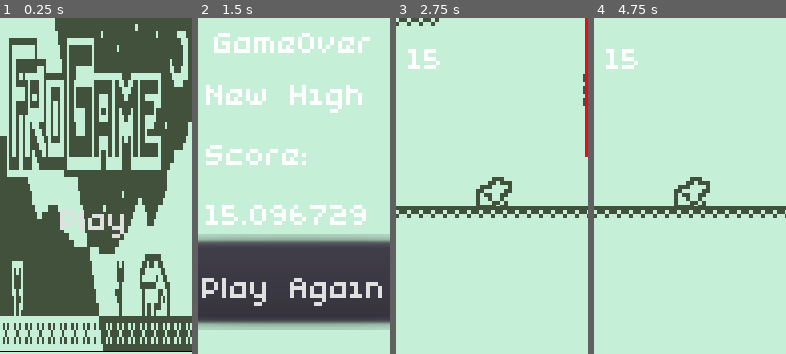
Above: before the commit, frames 1-4 (left to right).
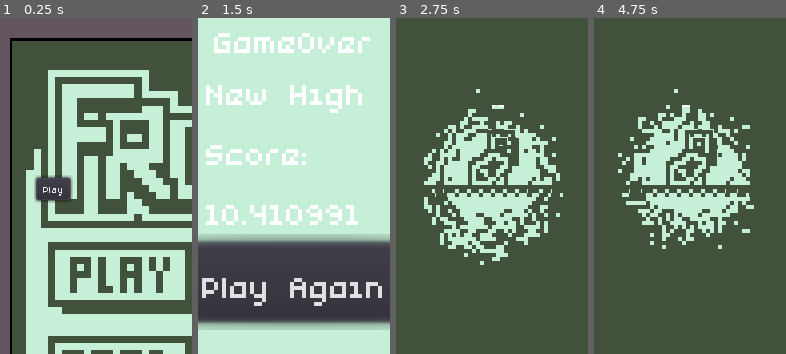
Above: after the commit, the same moments.

Repository: atomic-frogs/FroGame
Game: Godot game, scene res://Scenes/Menu.tscn
The game is run twice, just before and just after one commit, with the same random seed, the same clock (stepped at 60 frames per second) and the same inputs.
Inputs (mouse positions are in pixels of both pictures, inside the frame that each line leads up to):
- Up to frame 1 (0.25 s): no input
- Up to frame 2 (1.5 s): click "Play" at 0.5 s; tap E (onoff) at 1.25 s; move the mouse to (336, 169) at 1.27 s; hold D (right) from 1.28 s (still down); click (336, 169) at 1.35 s
- Up to frame 3 (2.75 s): tap Space (jump) at 1.52 s; release D (right) at 2 s; click "Play Again" at 2 s
- Up to frame 4 (4.75 s): tap E (onoff) at 2.75, 2.85 s; move the mouse to (651, 202) at 2.77 s; hold D (right) 2.78-3.53 s; tap Space (jump) at 3.02 s; move the mouse to (709, 112) at 3.52 s; hold A (left) 3.53-4.25 s; click (709, 112) at 3.6 s; click "Play Again" at 4.25 s

The runs differ from the first frame. In frame 1, 58% of the frame differs, in the area x 0-100%, y 0-100%; in frame 2, 1.9%; in frame 3, 86%; in frame 4, 88%.

Commit message:
Animações

Diff:
--- a/Scenes/Menu.tscn
+++ b/Scenes/Menu.tscn
@@ -1,7 +1,7 @@
 [gd_scene load_steps=5 format=2]
 
 [ext_resource path="res://Assets/Nokia 3310 Font Pack 2021/Efforts @somepx/EffortsPro.otf" type="DynamicFontData" id=1]
-[ext_resource path="res://Assets/unknown.png" type="Texture" id=2]
+[ext_resource path="res://Assets/Menu.png" type="Texture" id=2]
 [ext_resource path="res://Scripts/Menu.gd" type="Script" id=3]
 
 [sub_resource type="DynamicFont" id=1]
@@ -17,21 +17,19 @@
 "_edit_use_anchors_": false
 }
 
-[node name="unknown" type="Sprite" parent="."]
-position = Vector2( 0.125, 0 )
-scale = Vector2( 0.047689, 0.144885 )
+[node name="Sprite" type="Sprite" parent="."]
+scale = Vector2( 0.3, 0.3 )
 texture = ExtResource( 2 )
 centered = false
 
-[node name="Button" type="Button" parent="."]
-margin_left = 9.0
-margin_top = 40.0
-margin_right = 38.0
-margin_bottom = 59.0
+[node name="Button" type="Button" parent="Sprite"]
+margin_left = 30.0
+margin_top = 133.333
+margin_right = 59.0
+margin_bottom = 152.333
 custom_fonts/font = SubResource( 1 )
 text = "Play"
-flat = true
 __meta__ = {
 "_edit_use_anchors_": false
 }
-[connection signal="pressed" from="Button" to="." method="_on_Button_pressed"]
+[connection signal="pressed" from="Sprite/Button" to="." method="_on_Button_pressed"]
--- a/Scenes/Player.tscn
+++ b/Scenes/Player.tscn
@@ -1,54 +1,105 @@
-[gd_scene load_steps=15 format=2]
-
-[ext_resource path="res://Assets/Sprites/sapo_pulo.png" type="Texture" id=1]
+[gd_scene load_steps=17 format=2]
+
+[ext_resource path="res://Assets/Sprites/Player/MOVIMENTOS_SAPO_ON.png" type="Texture" id=1]
 [ext_resource path="res://Scripts/Player.gd" type="Script" id=2]
 [ext_resource path="res://Assets/Nokia 3310 Font Pack 2021/Efforts @somepx/EffortsPro.ttf" type="DynamicFontData" id=3]
 [ext_resource path="res://Assets/Sprites/blackground/blackscreen1.png" type="Texture" id=4]
 [ext_resource path="res://Assets/Sprites/blackground/blackscreen8.png" type="Texture" id=5]
 [ext_resource path="res://Assets/Sprites/blackground/blackscreen3.png" type="Texture" id=6]
 [ext_resource path="res://Assets/Sprites/blackground/blackscreen5.png" type="Texture" id=7]
-
-[sub_resource type="RectangleShape2D" id=1]
-extents = Vector2( 3, 3 )
-
-[sub_resource type="Animation" id=2]
+[ext_resource path="res://Assets/Sprites/Player/MOVIMENTOS_SAPO_OFF.png" type="Texture" id=8]
+
+[sub_resource type="Animation" id=1]
 resource_name = "Fall"
 length = 0.3
 step = 0.01
 tracks/0/type = "value"
-tracks/0/path = NodePath("player_sprite:frame")
-tracks/0/interp = 1
-tracks/0/loop_wrap = true
-tracks/0/imported = false
-tracks/0/enabled = true
-tracks/0/keys = {
-"times": PoolRealArray( 0, 0.04, 0.08, 0.12, 0.19, 0.23, 0.28 ),
+tracks/0/path = NodePath("player_sprite_on:frame")
+tracks/0/interp = 1
+tracks/0/loop_wrap = true
+tracks/0/imported = false
+tracks/0/enabled = true
+tracks/0/keys = {
+"times": PoolRealArray( 0, 0.03, 0.06, 0.09, 0.12, 0.22, 0.28 ),
 "transitions": PoolRealArray( 1, 1, 1, 1, 1, 1, 1 ),
 "update": 1,
-"values": [ 5, 6, 7, 8, 9, 10, 11 ]
-}
-
-[sub_resource type="Animation" id=3]
+"values": [ 14, 15, 16, 17, 18, 19, 11 ]
+}
+tracks/1/type = "value"
+tracks/1/path = NodePath("player_sprite_off:frame")
+tracks/1/interp = 1
+tracks/1/loop_wrap = true
+tracks/1/imported = false
+tracks/1/enabled = true
+tracks/1/keys = {
+"times": PoolRealArray( 0, 0.03, 0.06, 0.09, 0.12, 0.22 ),
+"transitions": PoolRealArray( 1, 1, 1, 1, 1, 1 ),
+"update": 1,
+"values": [ 14, 15, 16, 17, 18, 19 ]
+}
+
+[sub_resource type="Animation" id=8]
+resource_name = "Grude"
+length = 0.2
+step = 0.01
+tracks/0/type = "value"
+tracks/0/path = NodePath("player_sprite_on:frame")
+tracks/0/interp = 1
+tracks/0/loop_wrap = true
+tracks/0/imported = false
+tracks/0/enabled = true
+tracks/0/keys = {
+"times": PoolRealArray( 0, 0.1 ),
+"transitions": PoolRealArray( 1, 1 ),
+"update": 1,
+"values": [ 13, 20 ]
+}
+tracks/1/type = "value"
+tracks/1/path = NodePath("player_sprite_off:frame")
+tracks/1/interp = 1
+tracks/1/loop_wrap = true
+tracks/1/imported = false
+tracks/1/enabled = true
+tracks/1/keys = {
+"times": PoolRealArray( 0, 0.1 ),
+"transitions": PoolRealArray( 1, 1 ),
+"update": 1,
+"values": [ 13, 20 ]
+}
+
+[sub_resource type="Animation" id=2]
 resource_name = "Jump"
 length = 0.13
 step = 0.01
 tracks/0/type = "value"
-tracks/0/path = NodePath("player_sprite:frame")
-tracks/0/interp = 1
-tracks/0/loop_wrap = true
-tracks/0/imported = false
-tracks/0/enabled = true
-tracks/0/keys = {
-"times": PoolRealArray( 0, 0.01, 0.03, 0.06, 0.08, 0.1 ),
-"transitions": PoolRealArray( 1, 1, 1, 1, 1, 1 ),
-"update": 1,
-"values": [ 0, 1, 2, 3, 4, 4 ]
-}
-
-[sub_resource type="Animation" id=4]
+tracks/0/path = NodePath("player_sprite_on:frame")
+tracks/0/interp = 1
+tracks/0/loop_wrap = true
+tracks/0/imported = false
+tracks/0/enabled = true
+tracks/0/keys = {
+"times": PoolRealArray( 0, 0.02, 0.05, 0.07, 0.11 ),
+"transitions": PoolRealArray( 1, 1, 1, 1, 1 ),
+"update": 1,
+"values": [ 7, 8, 9, 10, 11 ]
+}
+tracks/1/type = "value"
+tracks/1/path = NodePath("player_sprite_off:frame")
+tracks/1/interp = 1
+tracks/1/loop_wrap = true
+tracks/1/imported = false
+tracks/1/enabled = true
+tracks/1/keys = {
+"times": PoolRealArray( 0, 0.02, 0.05, 0.07, 0.11 ),
+"transitions": PoolRealArray( 1, 1, 1, 1, 1 ),
+"update": 1,
+"values": [ 7, 8, 9, 10, 11 ]
+}
+
+[sub_resource type="Animation" id=3]
 length = 0.01
 tracks/0/type = "value"
-tracks/0/path = NodePath("player_sprite:frame")
+tracks/0/path = NodePath("player_sprite_on:frame")
 tracks/0/interp = 1
 tracks/0/loop_wrap = true
 tracks/0/imported = false
@@ -59,9 +110,51 @@
 "update": 1,
 "values": [ 0 ]
 }
-
-[sub_resource type="Animation" id=5]
+tracks/1/type = "value"
+tracks/1/path = NodePath("player_sprite_off:frame")
+tracks/1/interp = 1
+tracks/1/loop_wrap = true
+tracks/1/imported = false
+tracks/1/enabled = true
+tracks/1/keys = {
+"times": PoolRealArray( 0 ),
+"transitions": PoolRealArray( 1 ),
+"update": 1,
+"values": [ 0 ]
+}
+
+[sub_resource type="Animation" id=4]
 resource_name = "Walk"
+length = 0.25
+loop = true
+step = 0.01
+tracks/0/type = "value"
+tracks/0/path = NodePath("player_sprite_on:frame")
+tracks/0/interp = 1
+tracks/0/loop_wrap = true
+tracks/0/imported = false
+tracks/0/enabled = true
+tracks/0/keys = {
+"times": PoolRealArray( 0, 0.03, 0.06, 0.1, 0.15, 0.2, 0.25 ),
+"transitions": PoolRealArray( 1, 1, 1, 1, 1, 1, 1 ),
+"update": 1,
+"values": [ 0, 1, 2, 3, 4, 5, 6 ]
+}
+tracks/1/type = "value"
+tracks/1/path = NodePath("player_sprite_off:frame")
+tracks/1/interp = 1
+tracks/1/loop_wrap = true
+tracks/1/imported = false
+tracks/1/enabled = true
+tracks/1/keys = {
+"times": PoolRealArray( 0, 0.03, 0.06, 0.1, 0.15, 0.2, 0.25 ),
+"transitions": PoolRealArray( 1, 1, 1, 1, 1, 1, 1 ),
+"update": 1,
+"values": [ 0, 1, 2, 3, 4, 5, 6 ]
+}
+
+[sub_resource type="RectangleShape2D" id=5]
+extents = Vector2( 3, 3 )
 
 [sub_resource type="DynamicFont" id=6]
 font_data = ExtResource( 3 )
@@ -81,23 +174,32 @@
 collision_mask = 3
 script = ExtResource( 2 )
 
-[node name="player_sprite" type="Sprite" parent="."]
-position = Vector2( 1, 0 )
+[node name="player_sprite_on" type="Sprite" parent="."]
+position = Vector2( 0, -6 )
 texture = ExtResource( 1 )
-vframes = 2
-hframes = 6
-frame = 5
+vframes = 3
+hframes = 7
+frame = 20
 region_rect = Rect2( 19, 4, 1, 2 )
 
+[node name="player_sprite_off" type="Sprite" parent="."]
+position = Vector2( 0, -6 )
+texture = ExtResource( 8 )
+vframes = 3
+hframes = 7
+frame = 20
+region_rect = Rect2( 19, 4, 1, 2 )
+
+[node name="AnimationPlayer" type="AnimationPlayer" parent="."]
+anims/Fall = SubResource( 1 )
+anims/Grude = SubResource( 8 )
+anims/Jump = SubResource( 2 )
+anims/Stand = SubResource( 3 )
+anims/Walk = SubResource( 4 )
+
 [node name="CollisionShape2D" type="CollisionShape2D" parent="."]
-position = Vector2( -2, 2 )
-shape = SubResource( 1 )
-
-[node name="AnimationPlayer" type="AnimationPlayer" parent="."]
-anims/Fall = SubResource( 2 )
-anims/Jump = SubResource( 3 )
-anims/Stand = SubResource( 4 )
-anims/Walk = SubResource( 5 )
+position = Vector2( -0.875984, -3.35512 )
+shape = SubResource( 5 )
 
 [node name="Camera2D" type="Camera2D" parent="."]
 current = true
@@ -117,6 +219,7 @@
 
 [node name="Blackground" type="AnimatedSprite" parent="."]
 visible = false
+position = Vector2( 0, -3.35512 )
 rotation = 1.5708
 z_index = 1
 frames = SubResource( 7 )
--- a/Scenes/World.tscn
+++ b/Scenes/World.tscn
@@ -1,10 +1,12 @@
-[gd_scene load_steps=6 format=2]
+[gd_scene load_steps=8 format=2]
 
 [ext_resource path="res://Scenes/Player.tscn" type="PackedScene" id=1]
 [ext_resource path="res://Scenes/TileMap.tscn" type="PackedScene" id=2]
 [ext_resource path="res://Scripts/World.gd" type="Script" id=3]
 [ext_resource path="res://Scenes/Interruptor.tscn" type="PackedScene" id=4]
+[ext_resource path="res://Scripts/Enemy Spawn.gd" type="Script" id=5]
 [ext_resource path="res://Scenes/WordGenerator.tscn" type="PackedScene" id=6]
+[ext_resource path="res://Scenes/Enemy.tscn" type="PackedScene" id=7]
 
 [node name="World" type="Node2D"]
 script = ExtResource( 3 )
@@ -16,7 +18,12 @@
 max_blocks = 3
 
 [node name="Interruptor" parent="." instance=ExtResource( 4 )]
-position = Vector2( -38.5108, 36.3932 )
+position = Vector2( 34.0308, -9.09397 )
 
 [node name="Player" parent="." instance=ExtResource( 1 )]
 position = Vector2( 31.2351, -10.0763 )
+
+[node name="Enemy Spawn" type="Position2D" parent="Player"]
+position = Vector2( 22.124, 19.876 )
+script = ExtResource( 5 )
+enemy = ExtResource( 7 )
--- /dev/null
+++ b/Scripts/Enemy Spawn.gd
@@ -0,0 +1,23 @@
+extends Position2D
+
+
+signal instance_node(node, location)
+
+export (PackedScene) var enemy
+
+var enemys = 1
+
+func _process(delta):
+	if Global.world != null:
+		if !is_connected("instance_node", Global.world, "instance_node"):
+			connect("instance_node", Global.world, "instance_node")
+
+		var action = round(rand_range(0, 20))
+
+		if enemys > 0:
+			emit_signal("instance_node", enemy, global_position)
+			enemys -= 1
+
+
+	else:
+		queue_free()
--- a/Scripts/Enemy.gd
+++ b/Scripts/Enemy.gd
@@ -1,16 +1,14 @@
 extends KinematicBody2D
 
 
-# Declare member variables here. Examples:
-# var a = 2
-# var b = "text"
-
+var speed = 10
+var velocity
 
 # Called when the node enters the scene tree for the first time.
 func _ready():
 	pass # Replace with function body.
 
-
-# Called every frame. 'delta' is the elapsed time since the previous frame.
-#func _process(delta):
-#	pass
+func _physics_process(delta):
+	velocity = speed * (Global.player_position.normalized()) * delta
+	print(Global.player_position.normalized())
+	velocity = move_and_collide(velocity)
--- a/Scripts/Global.gd
+++ b/Scripts/Global.gd
@@ -8,3 +8,5 @@
 var highScore = 0
 
 var new_highscore = false
+
+var player_position
--- a/Scripts/Player.gd
+++ b/Scripts/Player.gd
@@ -10,7 +10,8 @@
 var dir = 0
 
 onready var raycast = $RayCast2D
-onready var sprite = $player_sprite
+onready var sprite = $player_sprite_on
+onready var sprite2 = $player_sprite_off
 onready var animationPlayer = $AnimationPlayer
 onready var blackground = $Blackground
 
@@ -19,9 +20,11 @@
 	if Input.is_action_pressed("right"):
 		dir += 1
 		sprite.flip_h = 0
+		sprite2.flip_h = 0
 	if Input.is_action_pressed("left"):
 		dir -= 1
 		sprite.flip_h = 1
+		sprite2.flip_h = 1
 	if dir != 0:
 		velocity.x = lerp(velocity.x, dir * speed, acceleration)
 	else:
@@ -41,8 +44,11 @@
 	get_input()
 	if is_on_floor():
 		if dir == 0 :
-#			print("stand")
 			animationPlayer.play("Stand")
+		else:
+			animationPlayer.play("Walk")
+
+
 		if jump():
 			velocity.y = jump_speed
 			animationPlayer.play("Jump")
@@ -57,6 +63,7 @@
 		if is_on_wall():
 			if dir != 0:
 				velocity.y = 0
+				animationPlayer.play("Grude")
 
 				if jump():
 
@@ -70,9 +77,16 @@
 	if Global.off:
 		blackground.show()
 		blackground.play()
+
+		sprite2.show()
+		sprite.hide()
+
 	else:
 		blackground.hide()
 		blackground.stop()
+
+		sprite2.hide()
+		sprite.show()
 
 	velocity.y += gravity * delta
 	velocity = move_and_slide(velocity, Vector2.UP)
--- a/Scripts/World.gd
+++ b/Scripts/World.gd
@@ -21,6 +21,8 @@
 	score = abs($Player.get_global_position().y) - starting
 	label.text = str(int(score))
 
+	Global.player_position = $Player.get_global_position()
+
 func _exit_tree():
 	Global.world = null
 
Binary file added: Assets/Menu.png
Not shown, added: Assets/Menu.png.import
Binary file added: Assets/Sprites/Player/MOVIMENTOS_SAPO_OFF.png
Not shown, added: Assets/Sprites/Player/MOVIMENTOS_SAPO_OFF.png.import
Binary file added: Assets/Sprites/Player/MOVIMENTOS_SAPO_ON.png
Not shown, added: Assets/Sprites/Player/MOVIMENTOS_SAPO_ON.png.import
Binary file added: Assets/Sprites/blocos.png
Not shown, added: Assets/Sprites/blocos.png.import
